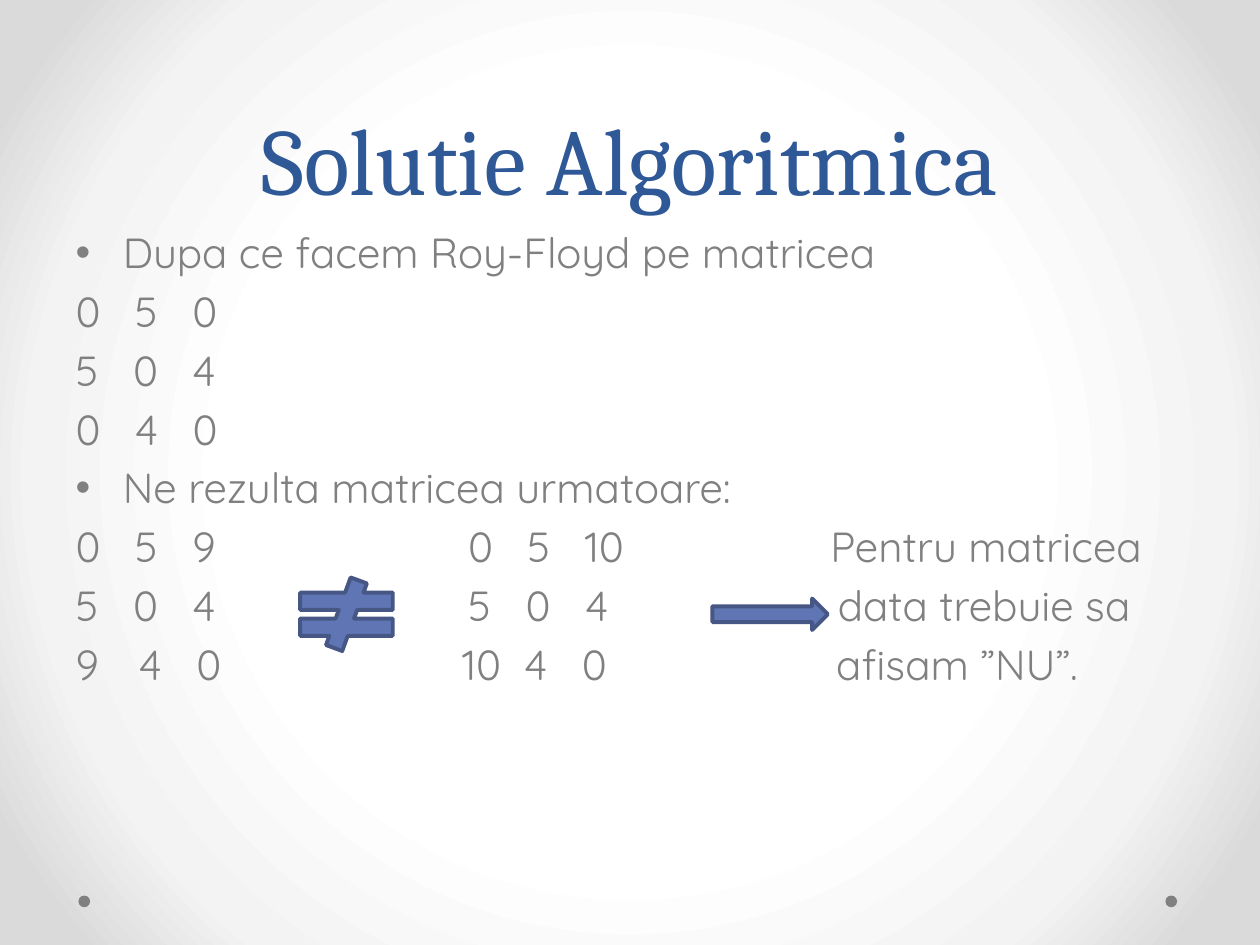
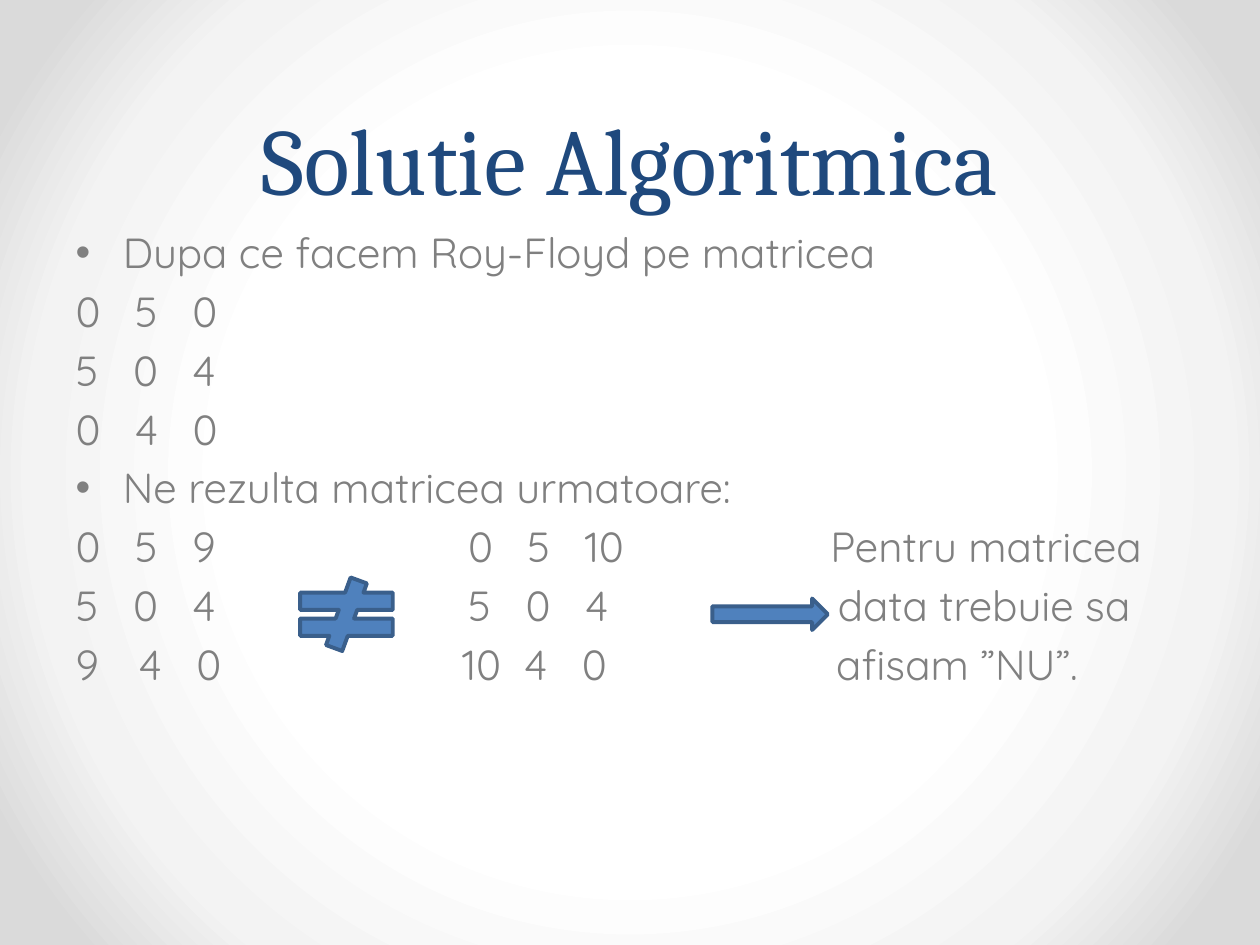
Before and after one commit to MickeyGT/Free-work-stuff, a slide deck: slide 8 of Presented-Problems/Turcu Gabriel - Rfinv.pptx. Drawn at 1260x945 pixels with LibreOffice and Linux fonts; fonts in the diff are those of the drawing. Boxes give left, top, right and bottom in pixels: in the first picture for what was removed or moved away, otherwise in the second. Text is boxed around its words. In the diff, an @@ line names an element or a change of style, - is before the commit and + after.

```diff
--- a/Presented-Problems/Turcu Gabriel - Rfinv.pptx
+++ b/Presented-Problems/Turcu Gabriel - Rfinv.pptx
@@ title "Solutie Algoritmica" at [262, 129, 998, 215]: text colour #2F5897 to #1F497D @@
@@ math not equal at [284, 577, 410, 650]: fill #6076B4 to #4F81BD; outline #475785 2.25 pt to #3A5F8C 2.25 pt @@
@@ right arrow at [712, 598, 828, 630]: fill #6076B4 to #4F81BD; outline #475785 2.25 pt to #3A5F8C 2.25 pt @@
@@ ellipse removed at [78, 896, 89, 907] @@
@@ ellipse removed at [1166, 896, 1177, 907] @@
```
Also in this commit, not shown: 7 other slides changed, 3 slides added, 4 other files.
